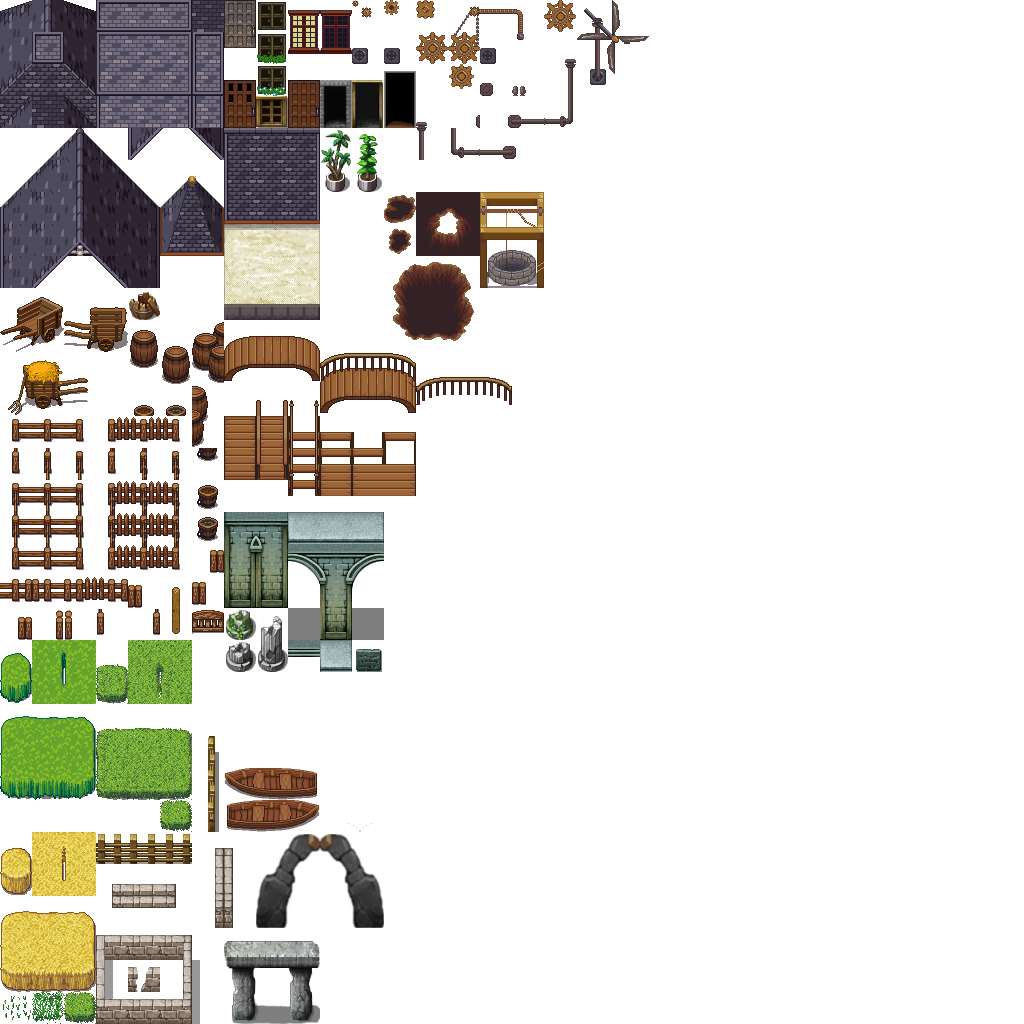
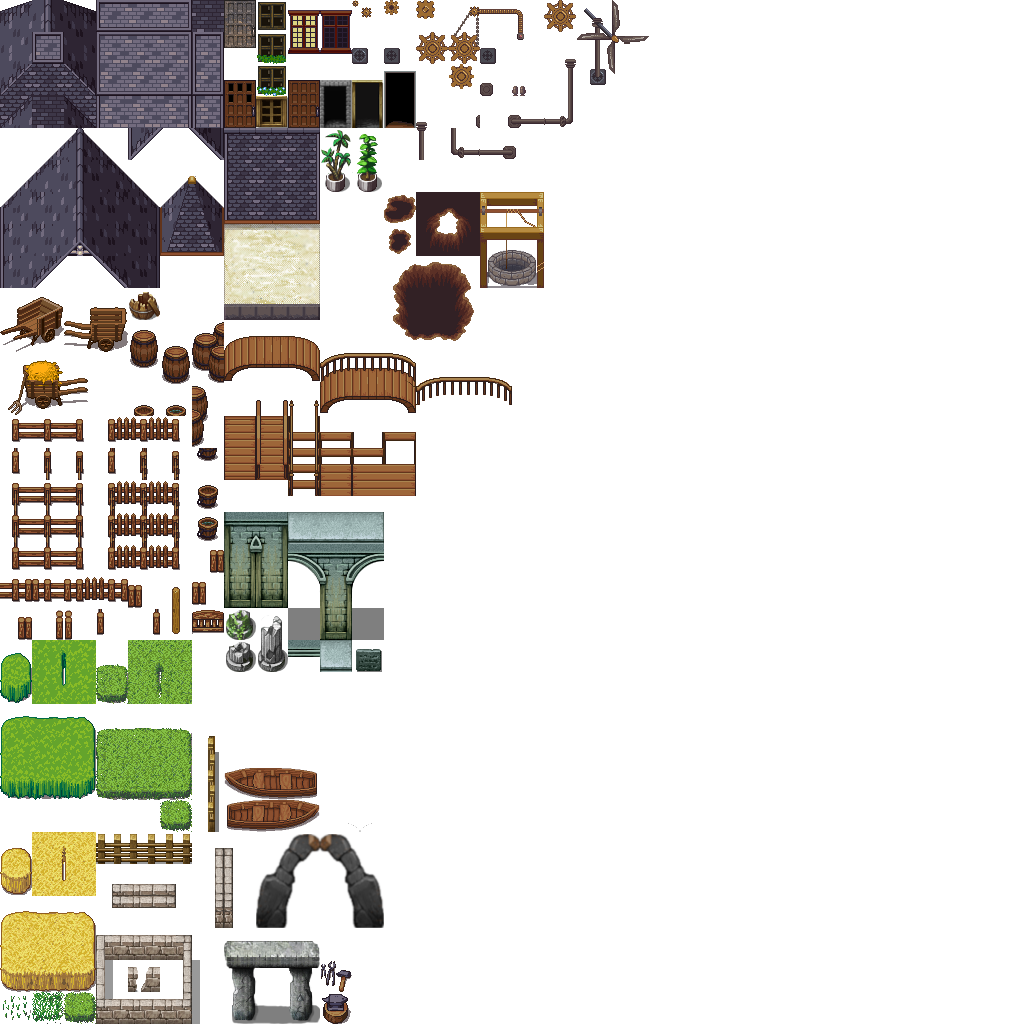
Revision of a layered 1024 × 1024 image; what changed, layer by layer:
painted on "Calque" over [321, 961, 352, 1024]
